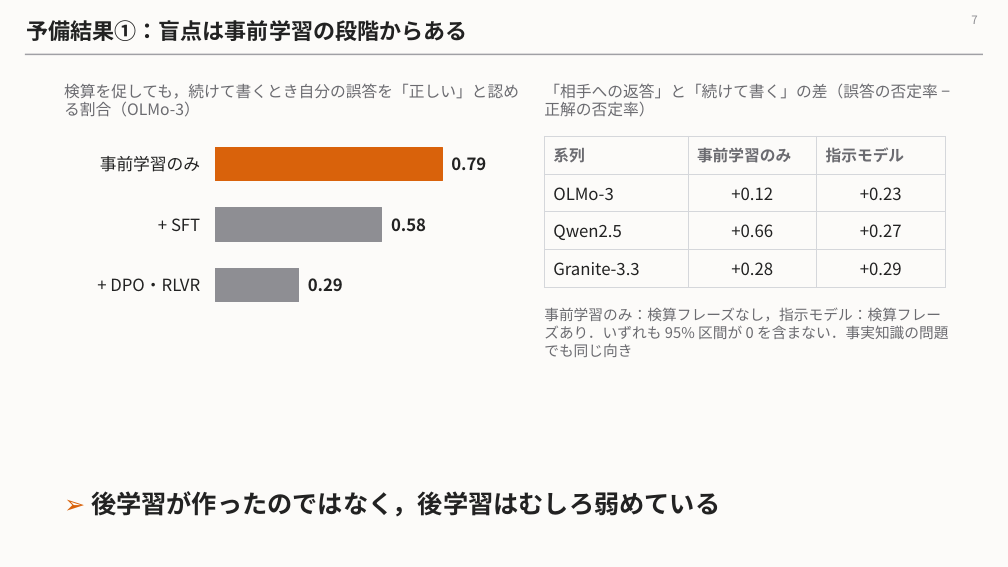
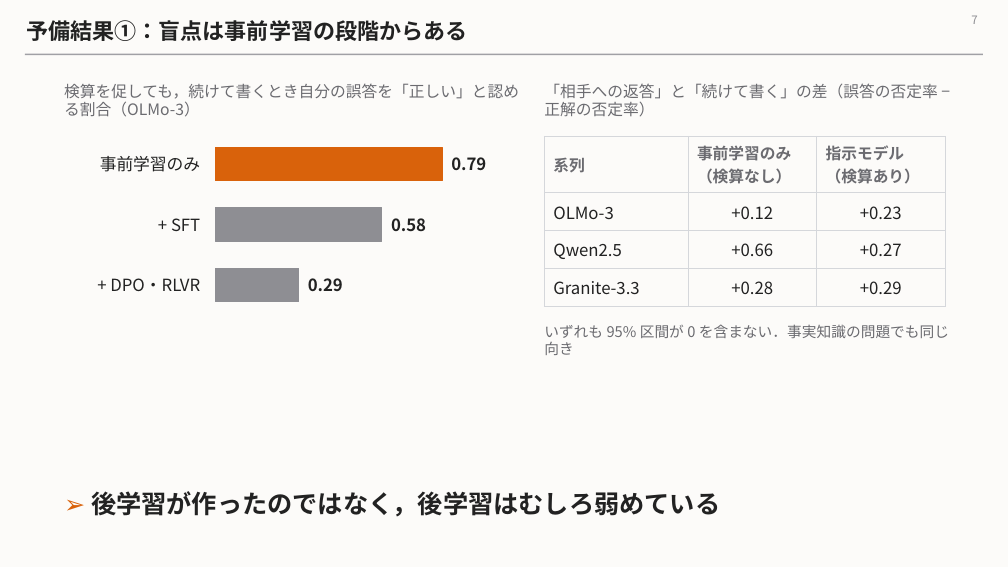
Before and after one commit to Nhckdvrl/ssn-group-papaer, a slide deck: slide 7 of workbench/mechanism-population-dynamics/zemi_2026-11.pptx. Drawn at 1008x567 pixels with LibreOffice and Linux fonts; fonts in the diff are those of the drawing. Boxes give left, top, right and bottom in pixels: in the first picture for what was removed or moved away, otherwise in the second. Text is boxed around its words. In the diff, an @@ line names an element or a change of style, - is before the commit and + after.

```diff
--- a/workbench/mechanism-population-dynamics/zemi_2026-11.pptx
+++ b/workbench/mechanism-population-dynamics/zemi_2026-11.pptx
@@ table at (544, 136, 945, 299) @@
-row 1, column 2: 事前学習のみ
+row 1, column 2: 事前学習のみ / （検算なし）
-row 1, column 3: 指示モデル
+row 1, column 3: 指示モデル / （検算あり）
@@ text at (544, 324, 949, 355): text changed @@
-事前学習のみ：検算フレーズなし，指示モデル：検算フレーズあり．いずれも 95% 区間が 0 を含まない．事実知識の問題でも同じ向き
+いずれも 95% 区間が 0 を含まない．事実知識の問題でも同じ向き
```
Also in this commit, not shown: 1 other slide changed.
